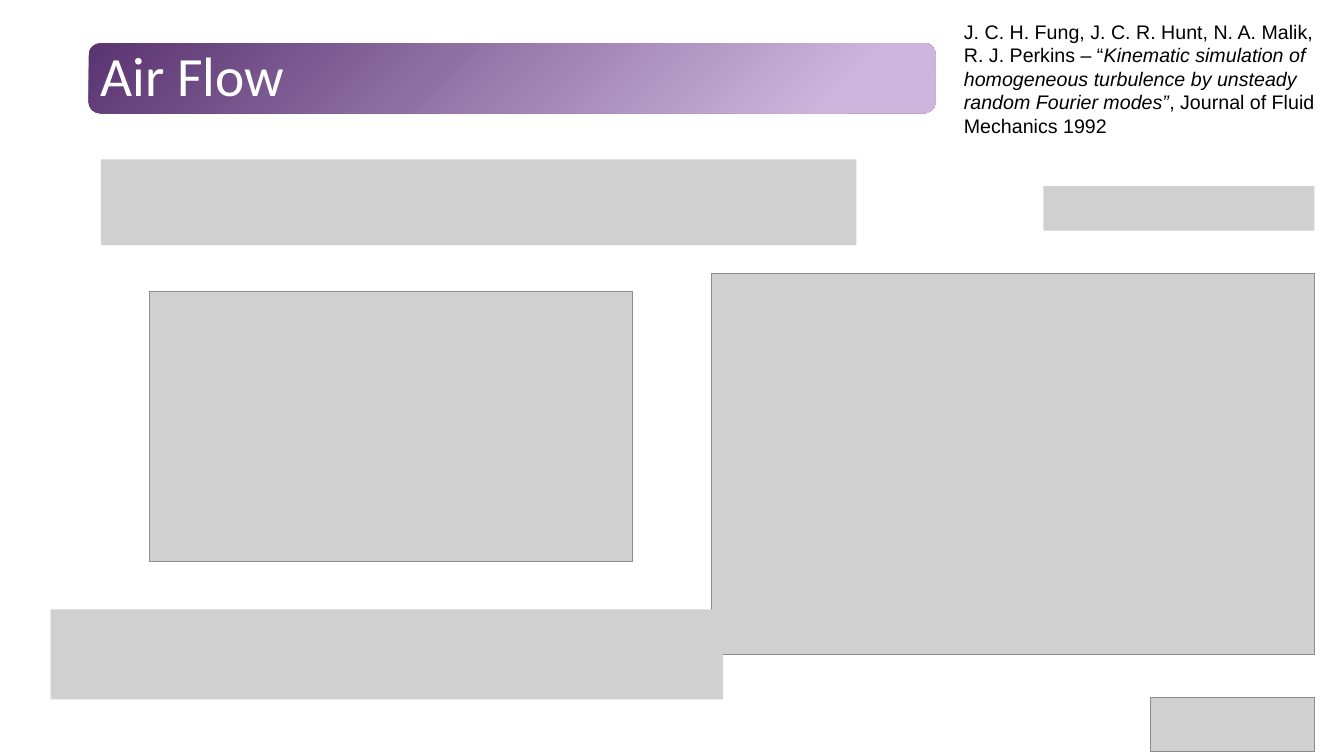
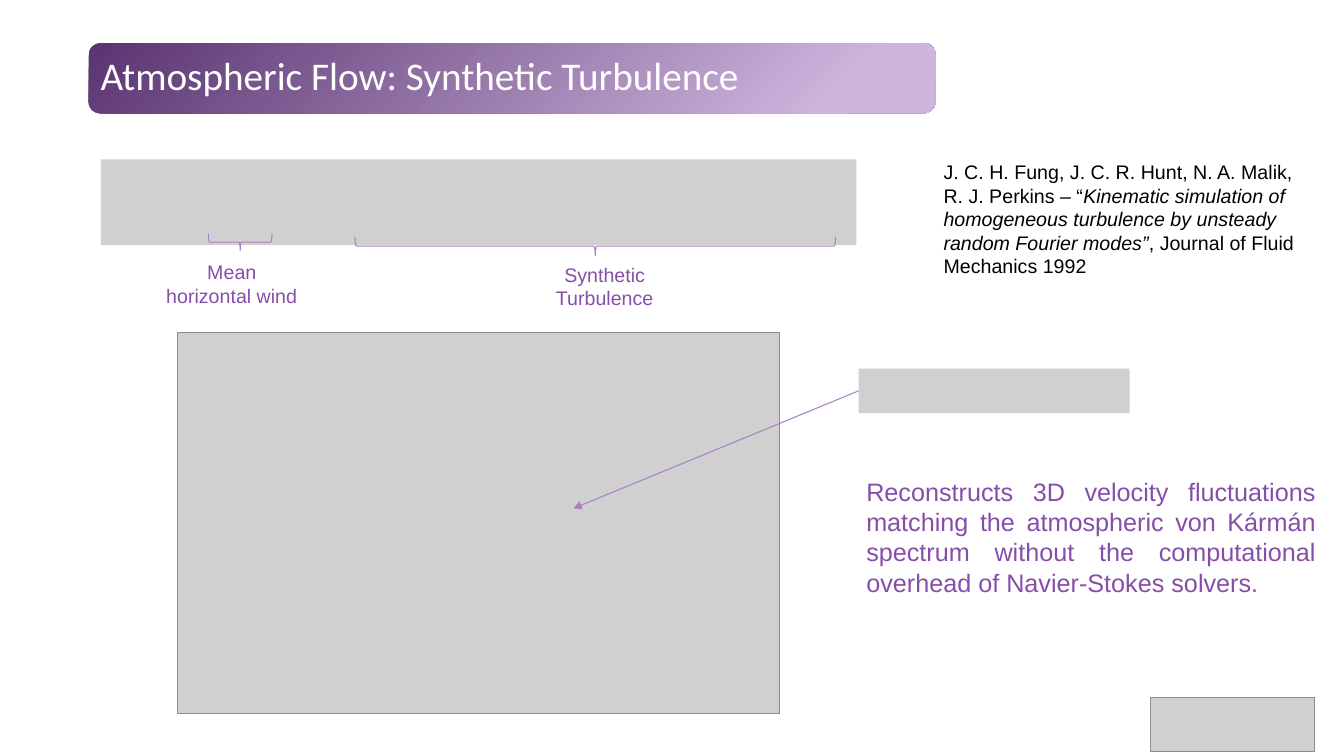
Before and after one commit to Tavi681/PoliPhysics, a slide deck: slide 24 of Tema 1/paper/Tema1.pptx (slide 14 before the commit). Drawn at 1344x756 pixels with LibreOffice and Linux fonts; fonts in the diff are those of the drawing; grey boxes stand for pictures. Boxes give left, top, right and bottom in pixels: in the first picture for what was removed or moved away, otherwise in the second. Text is boxed around its words. In the diff, an @@ line names an element or a change of style, - is before the commit and + after.

```diff
--- a/Tema 1/paper/Tema1.pptx
+++ b/Tema 1/paper/Tema1.pptx
@@ title at bbox=[101, 63, 738, 97]: text changed; size 39.6 to 28 pt @@
-Air Flow
+Atmospheric Flow: Synthetic Turbulence
@@ text "J. C. H. Fung, J. ...": place and size @@
-text "J. C. H. Fung, J. ..." at bbox=[964, 24, 1315, 134]
+text "J. C. H. Fung, J. ..." at bbox=[944, 164, 1294, 274]
@@ picture removed at bbox=[1044, 187, 1315, 231] @@
@@ left brace added at bbox=[209, 234, 272, 251], outline #AA7FC3 0.75 pt @@
@@ left brace added at bbox=[354, 237, 835, 256], outline #AA7FC3 0.75 pt @@
@@ text added at bbox=[166, 265, 297, 303], 14 pt, text #874EA9 @@
+Mean horizontal wind
@@ text added at bbox=[556, 268, 653, 305], 14 pt, text #874EA9 @@
+Synthetic Turbulence
@@ picture removed at bbox=[149, 291, 633, 562] @@
@@ picture: place and size @@
-picture at bbox=[712, 273, 1315, 654]
+picture at bbox=[177, 333, 780, 714]
@@ picture added at bbox=[859, 369, 1130, 413] @@
@@ arrow added from (859, 391) to (574, 508), #AA7FC3 0.75 pt @@
@@ text added at bbox=[866, 482, 1316, 593], 18 pt, text #874EA9 @@
+Reconstructs 3D velocity fluctuations matching the atmospheric von Kármán spectrum without the computational overhead of Navier-Stokes solvers.
@@ picture removed at bbox=[50, 610, 723, 700] @@
```
Also in this commit, not shown: 7 other slides changed, 15 slides added, 6 slides removed.
